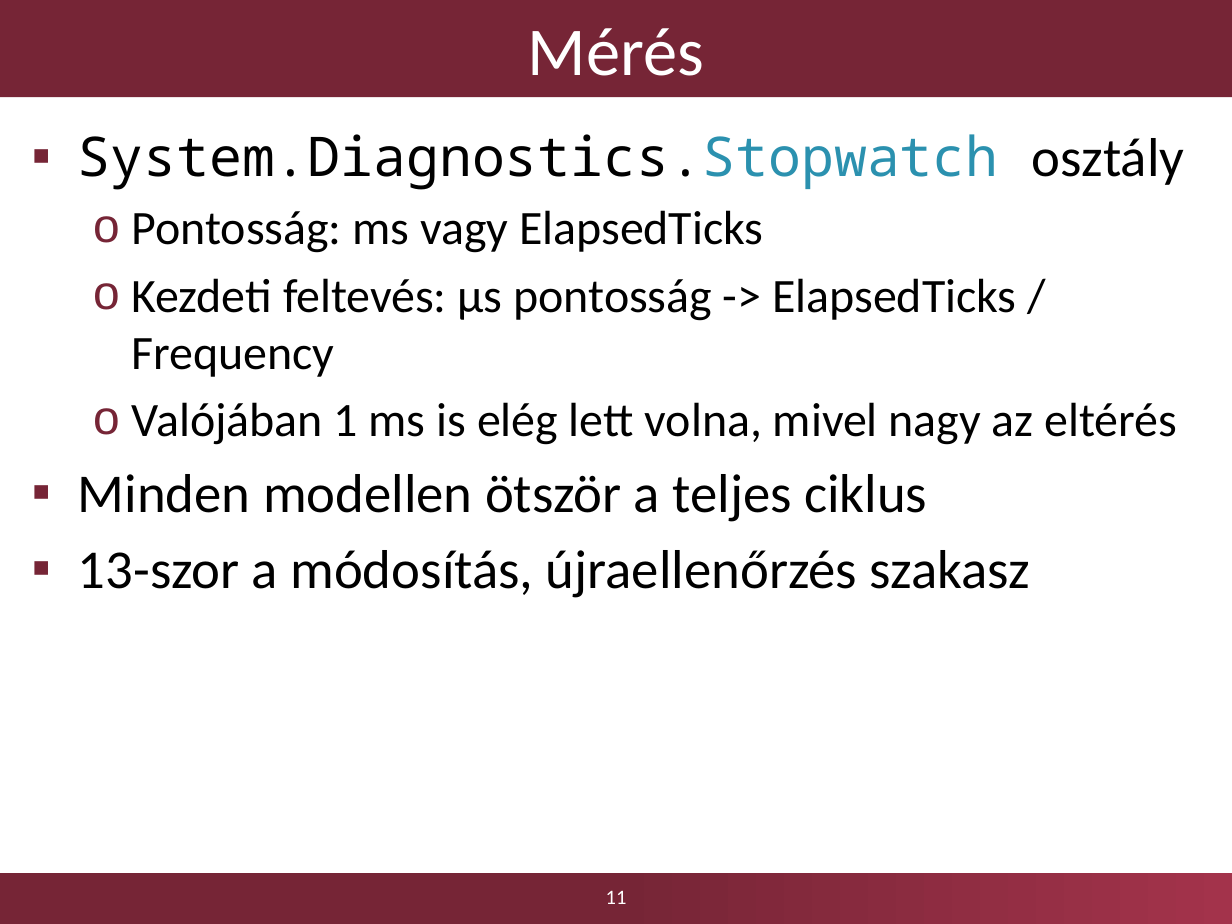
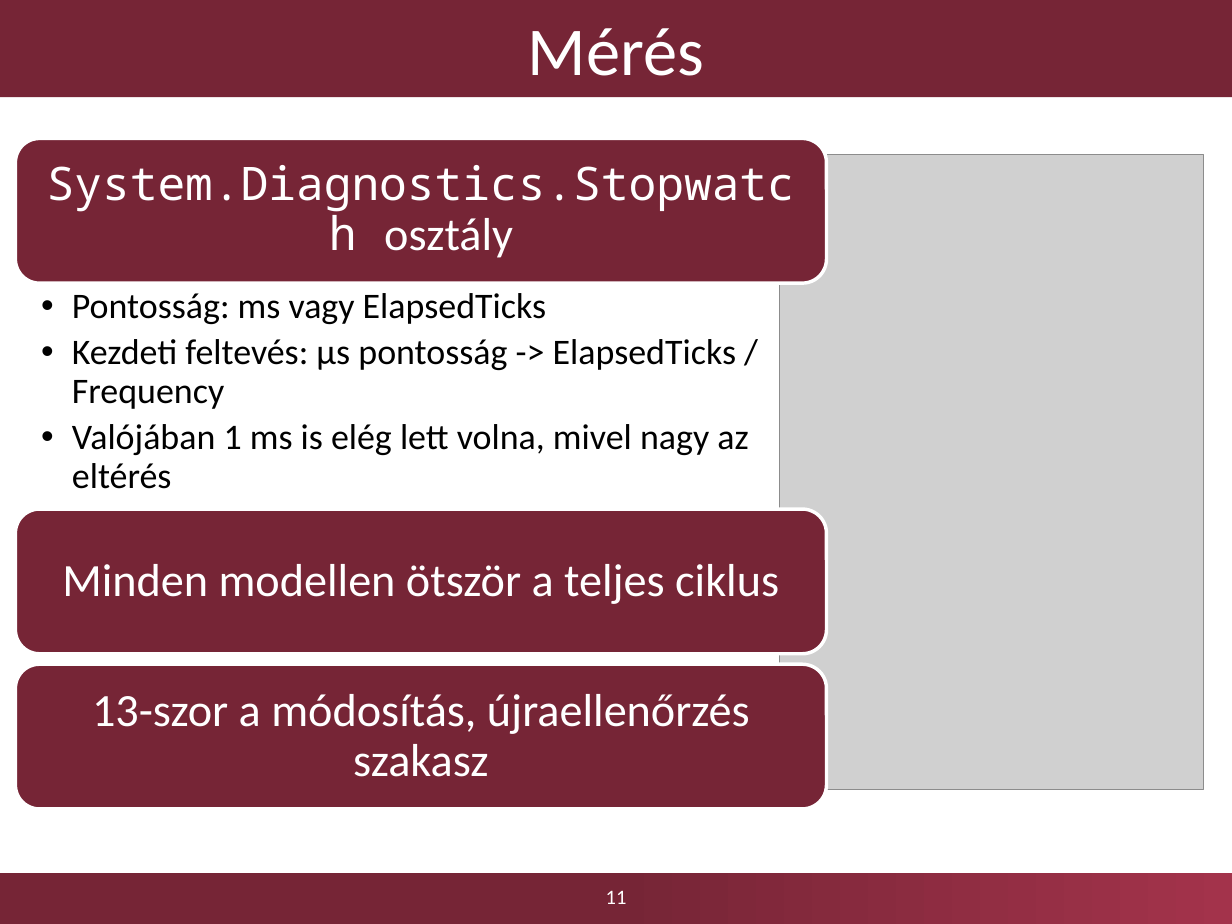
Before and after one commit to Kreestof/szakdolgozat-presentation, a slide deck: slide 11 of Dobosy_Kristof_szakdolgozat_2017_GraphEngine_0.pptx. Drawn at 1232x924 pixels with LibreOffice and Linux fonts; fonts in the diff are those of the drawing; grey boxes stand for pictures; background and template pictures are left out. Boxes give left, top, right and bottom in pixels: in the first picture for what was removed or moved away, otherwise in the second. Text is boxed around its words. In the diff, an @@ line names an element or a change of style, - is before the commit and + after.

Commit message:
kicsit átalakítva a kért módosítások alapján

```diff
--- a/Dobosy_Kristof_szakdolgozat_2017_GraphEngine_0.pptx
+++ b/Dobosy_Kristof_szakdolgozat_2017_GraphEngine_0.pptx
@@ text removed at (78,134,1185,598) @@
-▪ System.Diagnostics.Stopwatch osztály
-  o Pontosság: ms vagy ElapsedTicks
-  o Kezdeti feltevés: µs pontosság -> ElapsedTicks / Frequency
-  o Valójában 1 ms is elég lett volna, mivel nagy az eltérés
-▪ Minden modellen ötször a teljes ciklus
-▪ 13-szor a módosítás, újraellenőrzés szakasz
@@ picture added at (780,154,1204,788) @@
@@ group added at (15,138,825,808): 4 texts, 3 rounded rectangles @@
+System.Diagnostics.Stopwatch osztály
+  • Pontosság: ms vagy ElapsedTicks
+  • Kezdeti feltevés: µs pontosság -> ElapsedTicks / Frequency
+  • Valójában 1 ms is elég lett volna, mivel nagy az eltérés
+Minden modellen ötször a teljes ciklus
+13-szor a módosítás, újraellenőrzés szakasz
```
Also in this commit, not shown: 11 other slides changed, 2 other files.
